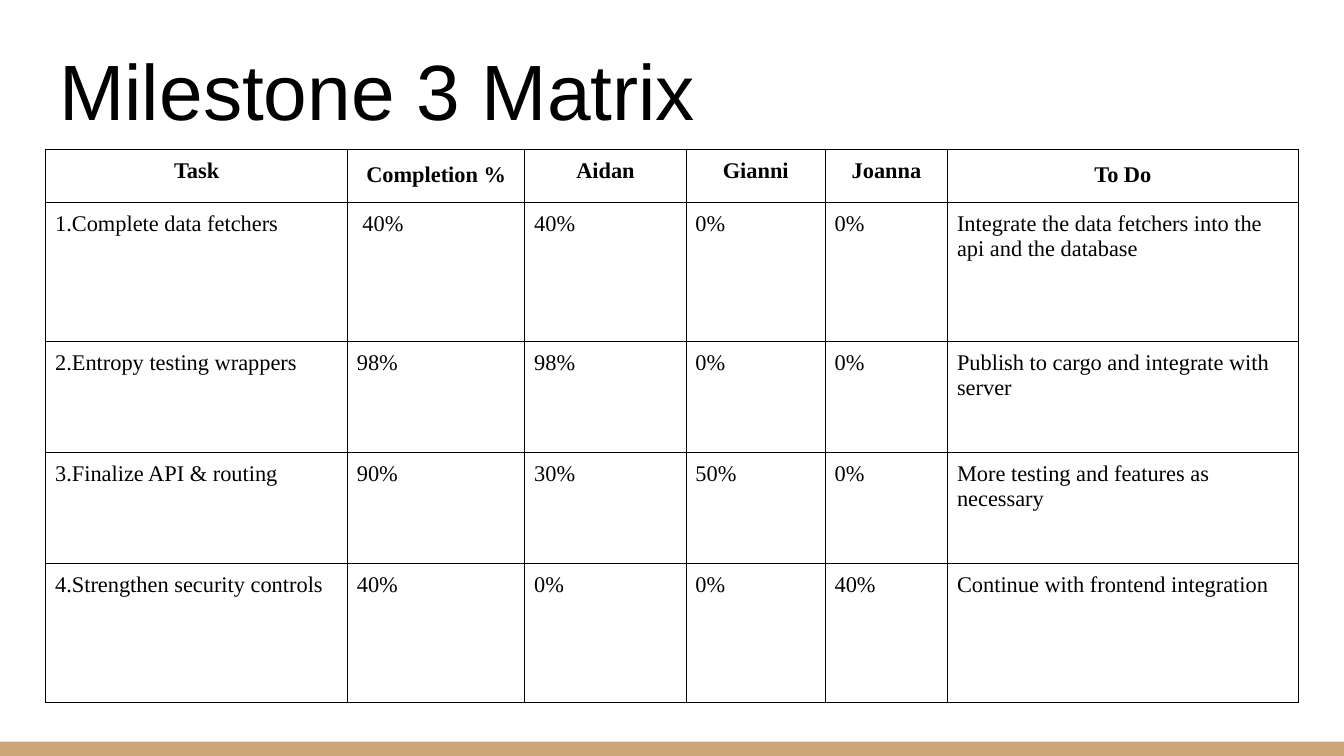
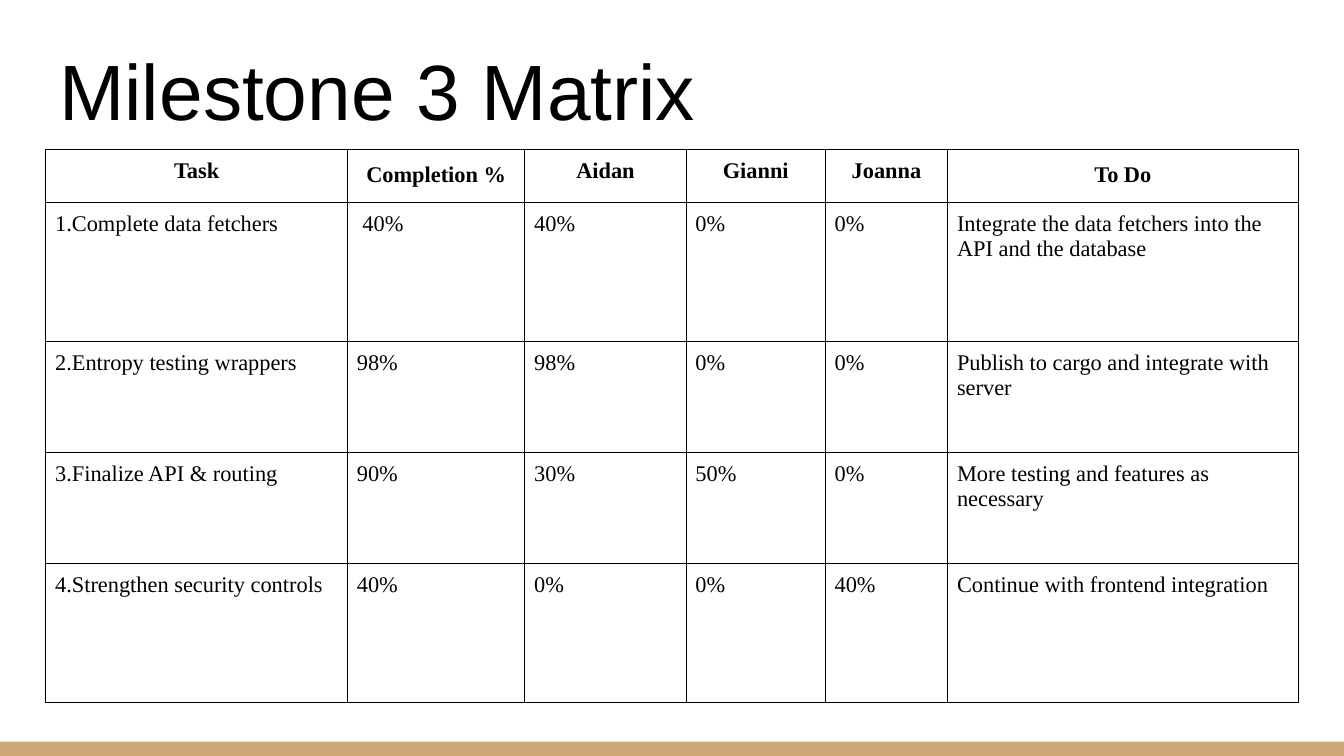
Before and after one commit to prismaticr/prismaticr.github.io, a slide deck: slide 8 of docs/milestone_3/Milestone_3_Presentation.pptx. Drawn at 1344x756 pixels with LibreOffice and Linux fonts; fonts in the diff are those of the drawing. Boxes give left, top, right and bottom in pixels: in the first picture for what was removed or moved away, otherwise in the second. Text is boxed around its words. In the diff, an @@ line names an element or a change of style, - is before the commit and + after.

```diff
--- a/docs/milestone_3/Milestone_3_Presentation.pptx
+++ b/docs/milestone_3/Milestone_3_Presentation.pptx
@@ table at (46, 149, 1300, 601) @@
-row 2, column 6: Integrate the data fetchers into the api and the database
+row 2, column 6: Integrate the data fetchers into the API and the database
```
Also in this commit, not shown: 3 other slides changed, 1 other file.
